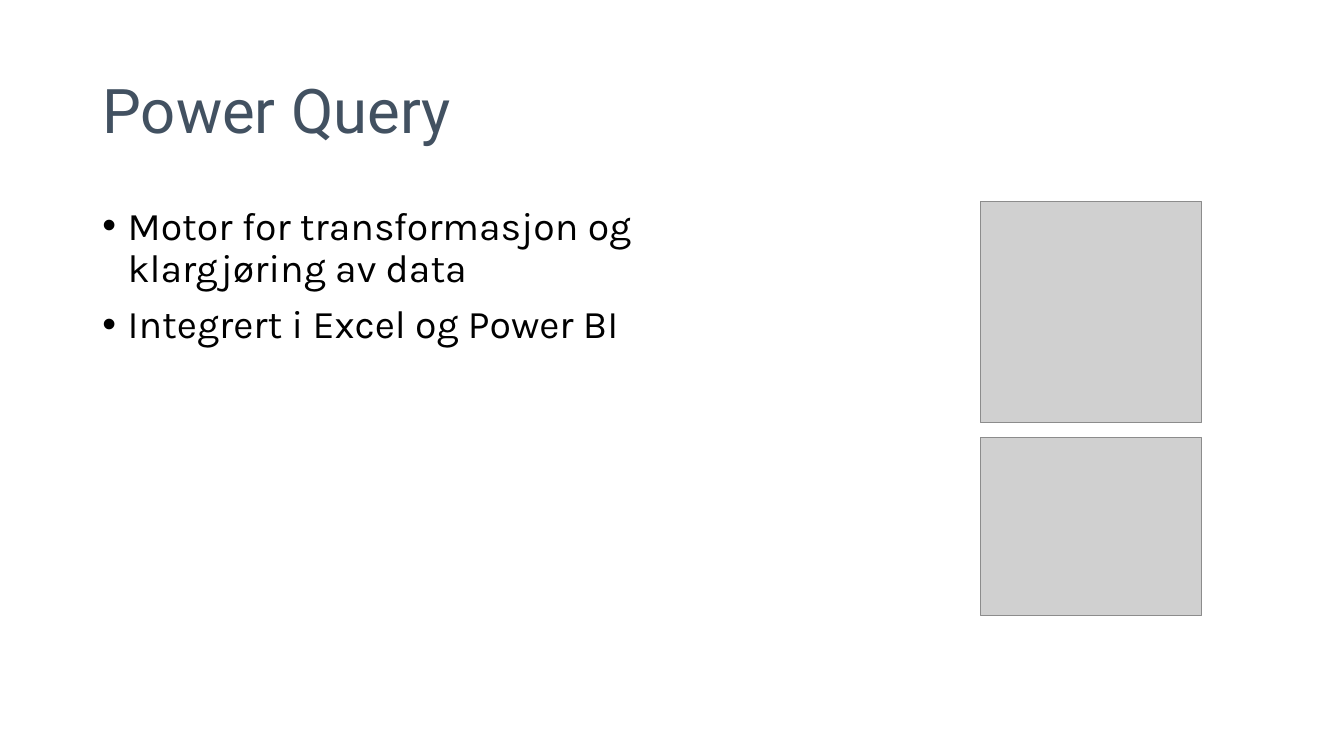
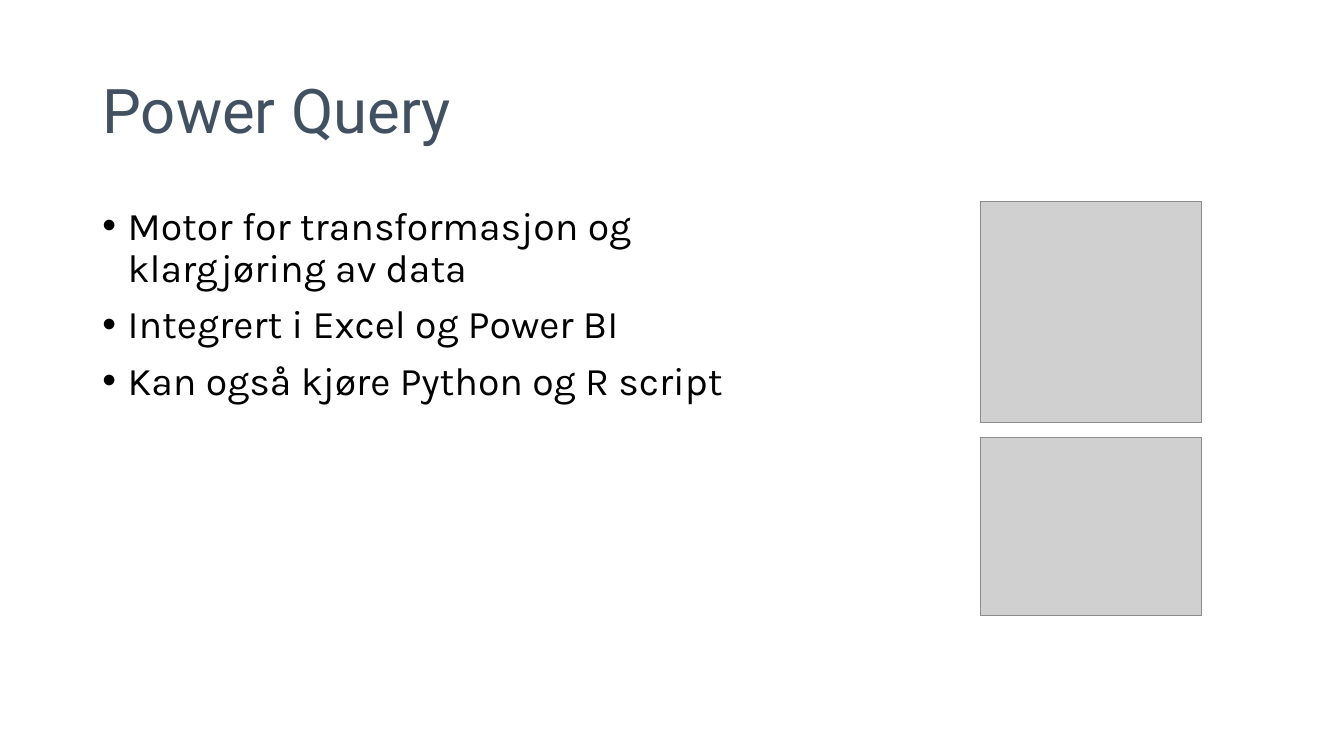
Before and after one commit to pandaAPIkurs/kursdata, a slide deck: slide 7 of Trinn1.pptx (slide 6 before the commit). Drawn at 1344x756 pixels with LibreOffice and Linux fonts; fonts in the diff are those of the drawing; grey boxes stand for pictures; background and template pictures are left out. Boxes give left, top, right and bottom in pixels: in the first picture for what was removed or moved away, otherwise in the second. Text is boxed around its words. In the diff, an @@ line names an element or a change of style, - is before the commit and + after.

```diff
--- a/Trinn1.pptx
+++ b/Trinn1.pptx
@@ text at (128,366,722,405): paragraph added @@
+• Kan også kjøre Python og R script
```
Also in this commit, not shown: 3 other slides changed, 18 slides added, 3 slides removed, 11 other files.
